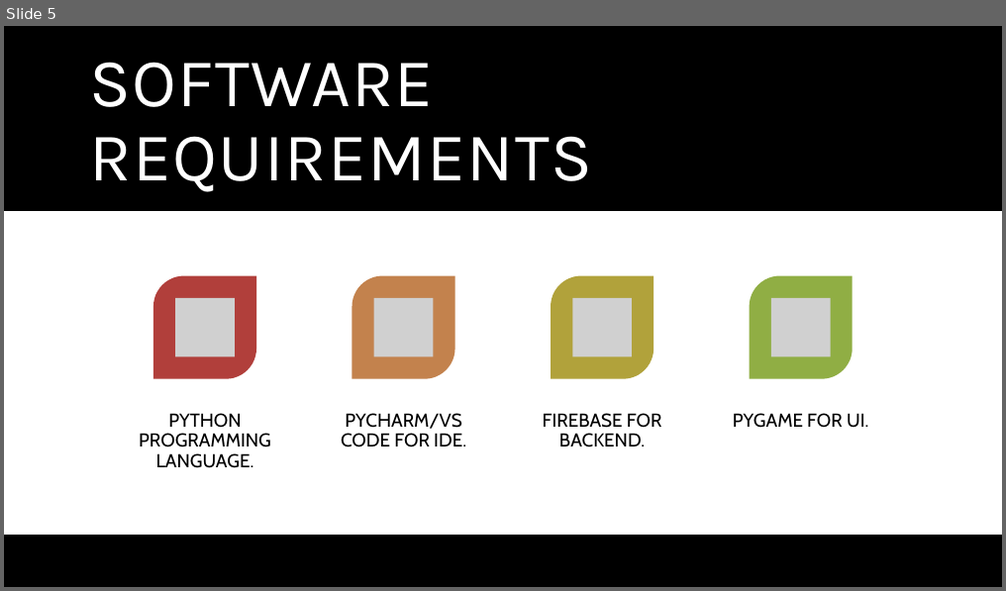
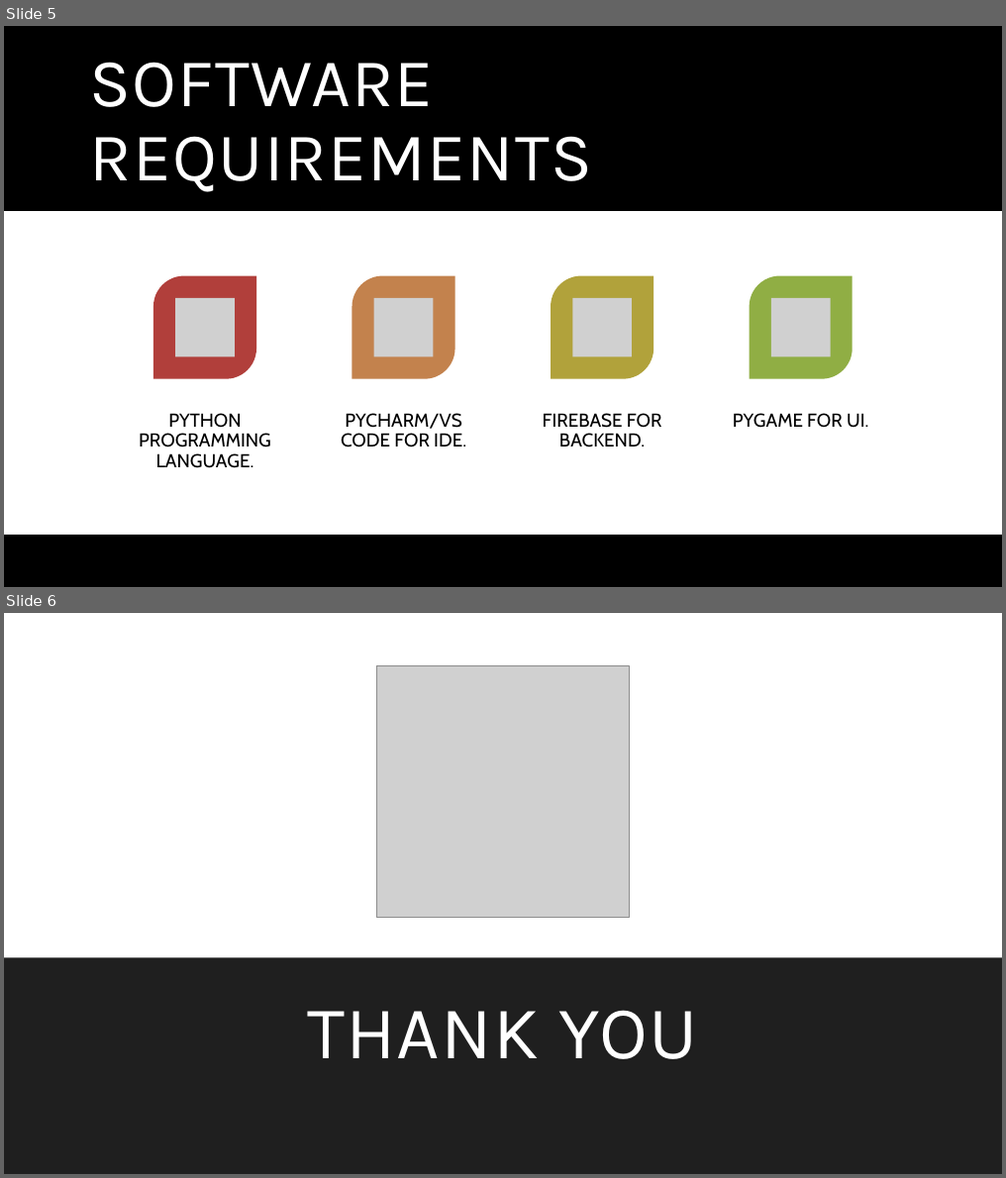
Before and after one commit to vinitop/workshop_team3, a slide deck: doc/checkers_game.pptx. Shown one above the other, each under a label of ours: slide 5 before the commit, slides 5 and 6 after it. The pictures are 1006x591 and 1006x1178 pixels, drawn with LibreOffice and Linux fonts; fonts in the diff are those of the drawing; grey boxes stand for pictures. Boxes give left, top, right and bottom in pixels: in the first picture for what was removed or moved away, otherwise in the second. Text is boxed around its words. In the diff, an @@ line names an element or a change of style, - is before the commit and + after.

Commit message:
Added Thank You in doc

```diff
--- a/doc/checkers_game.pptx
+++ b/doc/checkers_game.pptx
@@ slide 6 added at [4,613,1002,1174], background #FFFFFF; not listed: 1 template element that a slide beside it also shows @@
@@ rectangle added at [4,613,1002,1174], fill #FFFFFF @@
@@ picture added at [377,665,629,918] @@
@@ rectangle added at [4,958,1002,1174], fill #000000 @@
@@ rectangle added at [4,959,1002,1174], fill #000000 at 88% opacity @@
@@ title added at [307,1010,698,1059], 72 pt, text #FFFFFF @@
+THANK YOU
```
